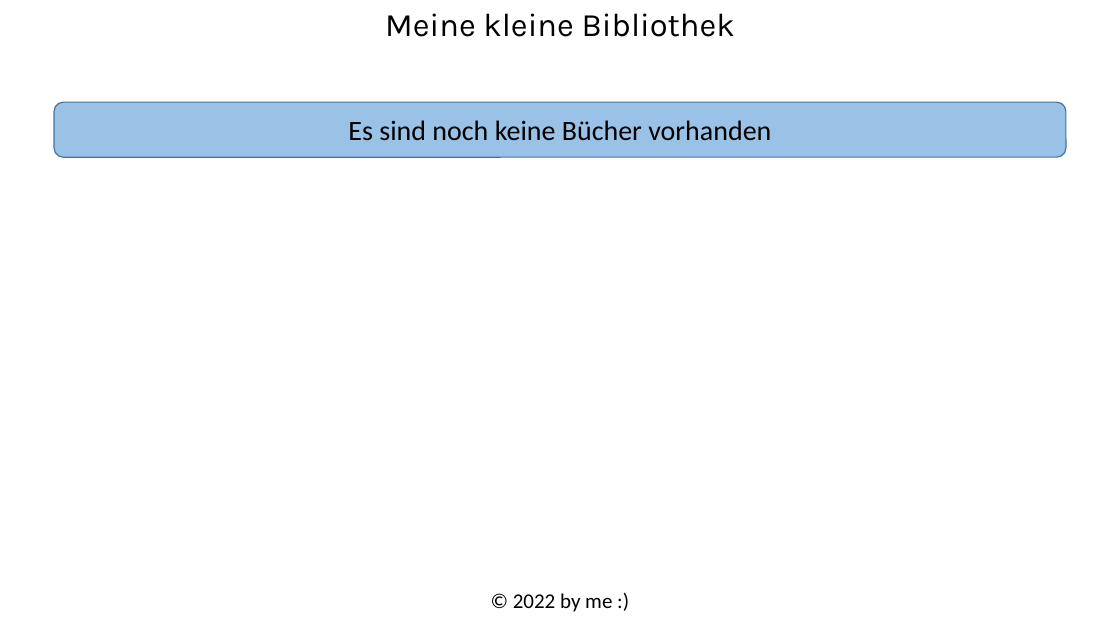
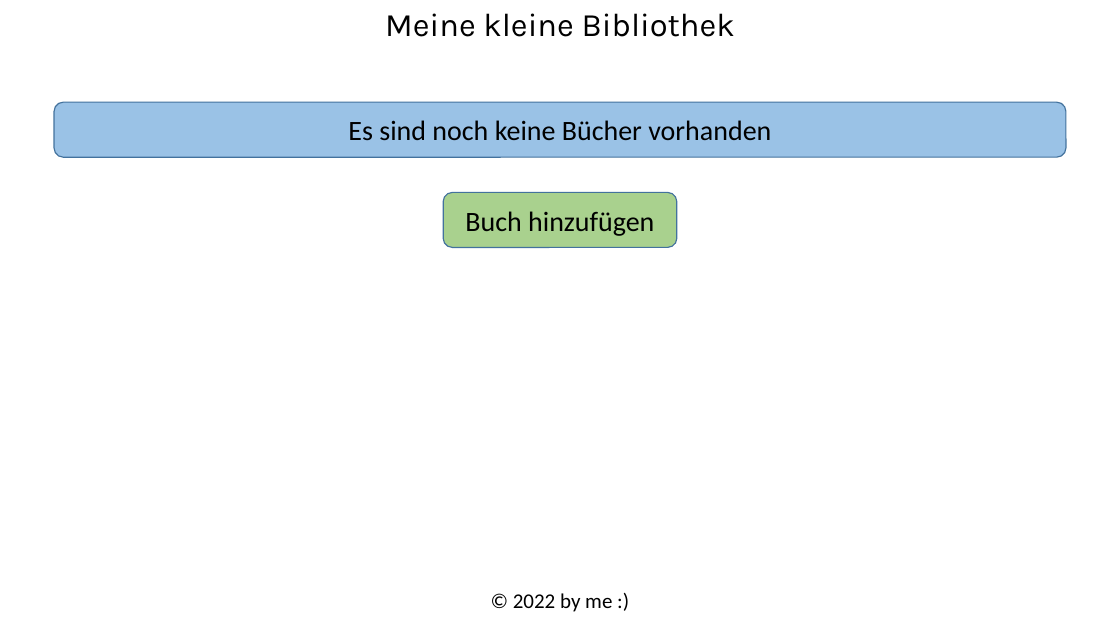
Before and after one commit to Tom4U/poc-ngx-library, a slide deck: slide 2 of Wireframe.pptx. Drawn at 1120x630 pixels with LibreOffice and Linux fonts; fonts in the diff are those of the drawing. Boxes give left, top, right and bottom in pixels: in the first picture for what was removed or moved away, otherwise in the second. Text is boxed around its words. In the diff, an @@ line names an element or a change of style, - is before the commit and + after.

```diff
--- a/Wireframe.pptx
+++ b/Wireframe.pptx
@@ rounded rectangle added at <box>444,192,677,248</box>, fill #A9D18E, outline #43739E 1 pt, 24 pt, text #000000 @@
+Buch hinzufügen
```
Also in this commit, not shown: 1 other slide changed, 1 slide added, 1 other file.
